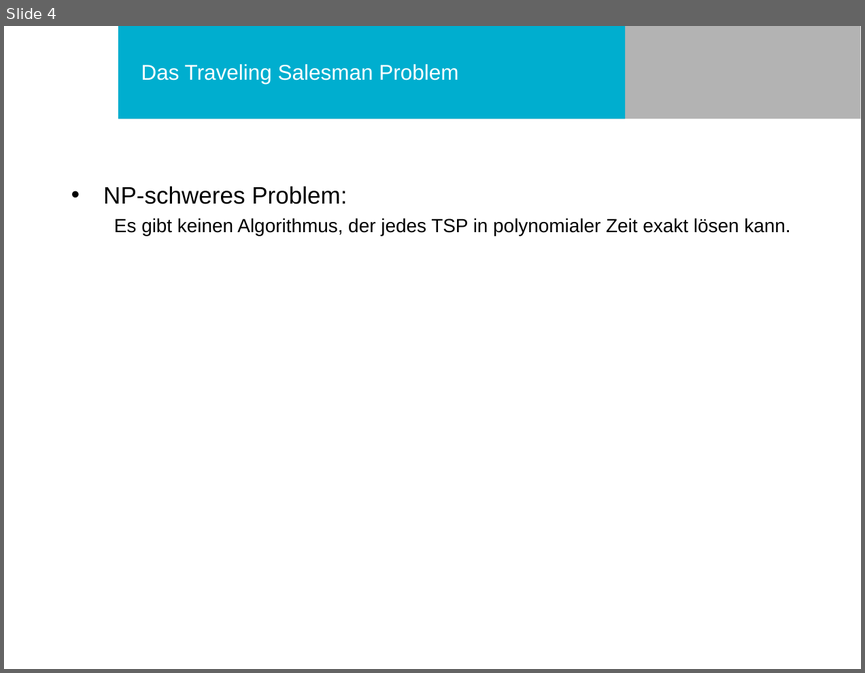
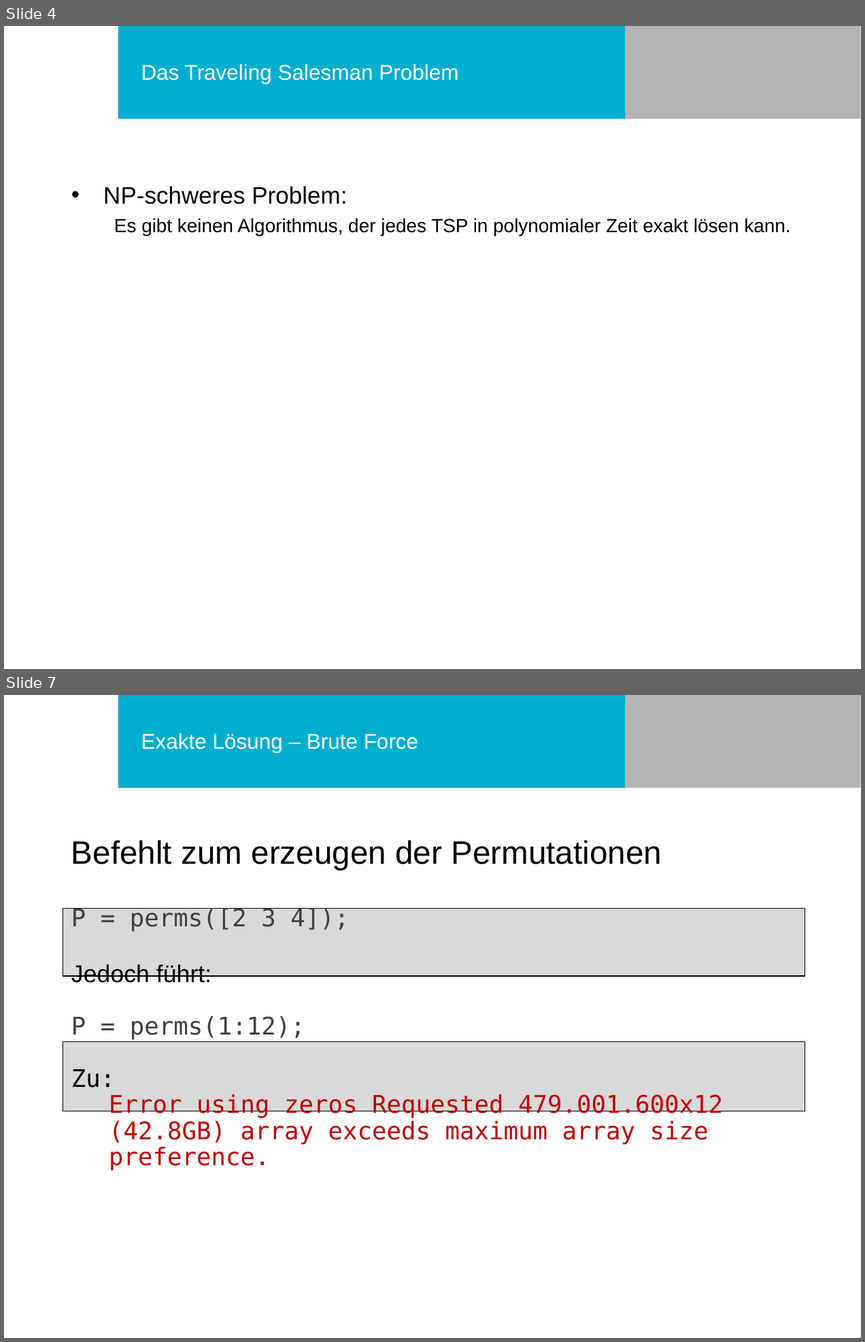
Before and after one commit to philurlaub/matlab2016, a slide deck: Präsentation.ppt. Shown one above the other, each under a label of ours: slide 4 before the commit, slides 4 and 7 after it; the slides between them are not shown. The pictures are 865x673 and 865x1342 pixels, drawn with LibreOffice and Linux fonts; fonts in the diff are those of the drawing; background and template pictures are left out. Boxes give left, top, right and bottom in pixels: in the first picture for what was removed or moved away, otherwise in the second. Text is boxed around its words. In the diff, an @@ line names an element or a change of style, - is before the commit and + after.

```diff
--- a/Präsentation.ppt
+++ b/Präsentation.ppt
@@ slide 7 added at <box>4,695,861,1338</box>, background #FFFFFF; not listed: 2 template elements that a slide beside it also shows @@
@@ title added at <box>141,733,418,753</box>, 18 pt, text #FFFFFF @@
+Exakte Lösung – Brute Force
@@ text added at <box>71,840,723,1170</box>, 20.4 pt, text #C00000 @@
+Befehlt zum erzeugen der Permutationen
+P = perms([2 3 4]);
+Jedoch führt:
+P = perms(1:12);
+Zu:
+  Error using zeros Requested 479.001.600x12 (42.8GB) array exceeds maximum array size preference.
@@ rectangle added at <box>63,909,805,976</box>, fill #D9D9D9, outline #000000 0.74 pt @@
@@ rectangle added at <box>63,1041,805,1110</box>, fill #D9D9D9, outline #000000 0.74 pt @@
```
Also in this commit, not shown: 6 slides changed, 16 other slides added, 2 slides removed.
